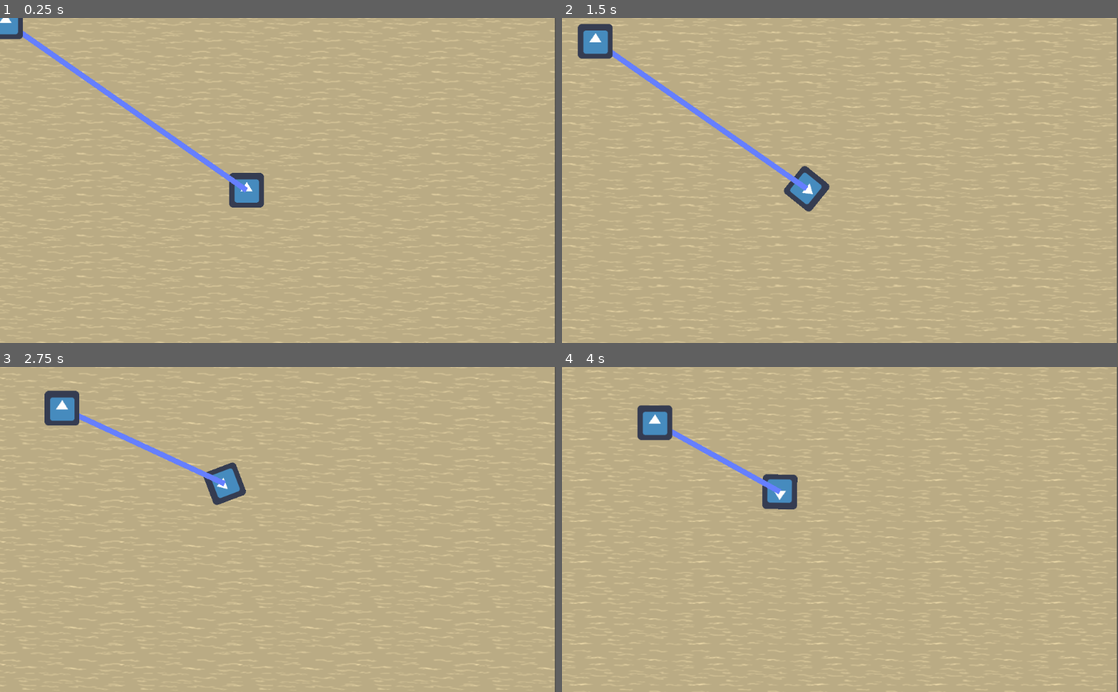
Above: before the commit, frames 1-4 (two rows, left to right).
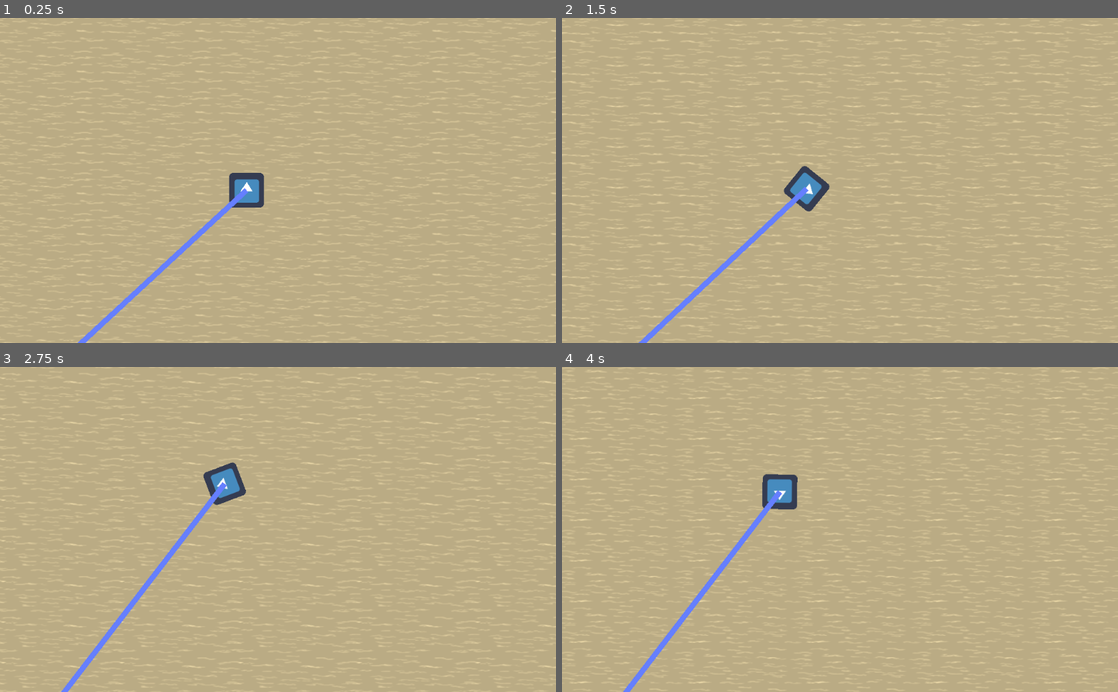
Above: after the commit, the same moments.

Repository: Jetpackjules/VP_Game_Jam
Game: Godot game, scene res://Main.tscn
Two runs of this game, one before a commit and one after it. Both use one fixed random seed, a clock stepped at 60 frames per second and the inputs below. The engine's default icon, where the game draws it, is replaced by a stand-in: a white triangle on a blue panel in a dark square.
Inputs:
- Up to frame 1 (0.25 s): no input
- Up to frame 2 (1.5 s): hold Right (ui_right) 0.53-1.28 s; hold Down (ui_down) from 1.28 s (still down)
- Up to frame 3 (2.75 s): release Down (ui_down) at 2.03 s; hold Right (ui_right) from 2.03 s (still down)
- Up to frame 4 (4 s): release Right (ui_right) at 2.78 s; hold Up (ui_up) 2.78-3.53 s; hold Left (ui_left) from 3.53 s (still down)

The runs differ from the first frame. In frame 1, 2.7% of the frame differs, in the area x 0-100%, y 0-100%; in frame 2, 3.5%; in frame 3, 3.0%; in frame 4, 3.1%.

Commit message:
tried some debugging to fix 500000 errors... failed :(

Diff:
--- a/Enemy_Spawner.gd
+++ b/Enemy_Spawner.gd
@@ -8,15 +8,17 @@
 	spawn_enemy()  # Spawn the first enemy immediately
 
 func spawn_enemy():
-
 	var enemy = EnemyScene.instance()  # Create an instance of the enemy
+	get_parent().add_child(enemy)  # Add it to the scene tree
 	enemy.global_position = get_random_spawn_position()  # Set its position off-screen
-	get_parent().add_child(enemy)  # Add it to the scene tree
-	player.enemies.append(enemy)
+	call_deferred("deferred_append_enemy", enemy)
 
 	var spawn_time = rand_range(spawn_time_range.x, spawn_time_range.y)
 	yield(get_tree().create_timer(spawn_time), "timeout")  # Wait for a random amount of time
 	spawn_enemy()  # Then spawn another enemy
+
+func deferred_append_enemy(enemy):
+	player.enemies.append(enemy)
 
 func get_random_spawn_position():
 	var viewport_size = get_viewport_rect().size
--- a/Main.tscn
+++ b/Main.tscn
@@ -1,9 +1,8 @@
-[gd_scene load_steps=7 format=2]
+[gd_scene load_steps=6 format=2]
 
 [ext_resource path="res://icon.png" type="Texture" id=1]
 [ext_resource path="res://Player/Player.gd" type="Script" id=2]
 [ext_resource path="res://Water_Shader.tres" type="Material" id=3]
-[ext_resource path="res://Enemies/Basic.tscn" type="PackedScene" id=4]
 [ext_resource path="res://Enemy_Spawner.gd" type="Script" id=5]
 
 [sub_resource type="RectangleShape2D" id=3]
@@ -15,8 +14,8 @@
 material = ExtResource( 3 )
 anchor_right = 1.0
 anchor_bottom = 1.0
-margin_right = 1022.0
-margin_bottom = 604.0
+margin_right = 1024.0
+margin_bottom = 600.0
 
 [node name="Player" type="KinematicBody2D" parent="."]
 position = Vector2( 454, 318 )
@@ -31,7 +30,9 @@
 [node name="Line2D" type="Line2D" parent="Player"]
 points = PoolVector2Array( 0, 0, 31, -168 )
 
-[node name="Enemy" parent="." instance=ExtResource( 4 )]
-
 [node name="Enemy_Spawner" type="Node2D" parent="."]
 script = ExtResource( 5 )
+
+[node name="Camera2D" type="Camera2D" parent="."]
+position = Vector2( 512, 300 )
+current = true
